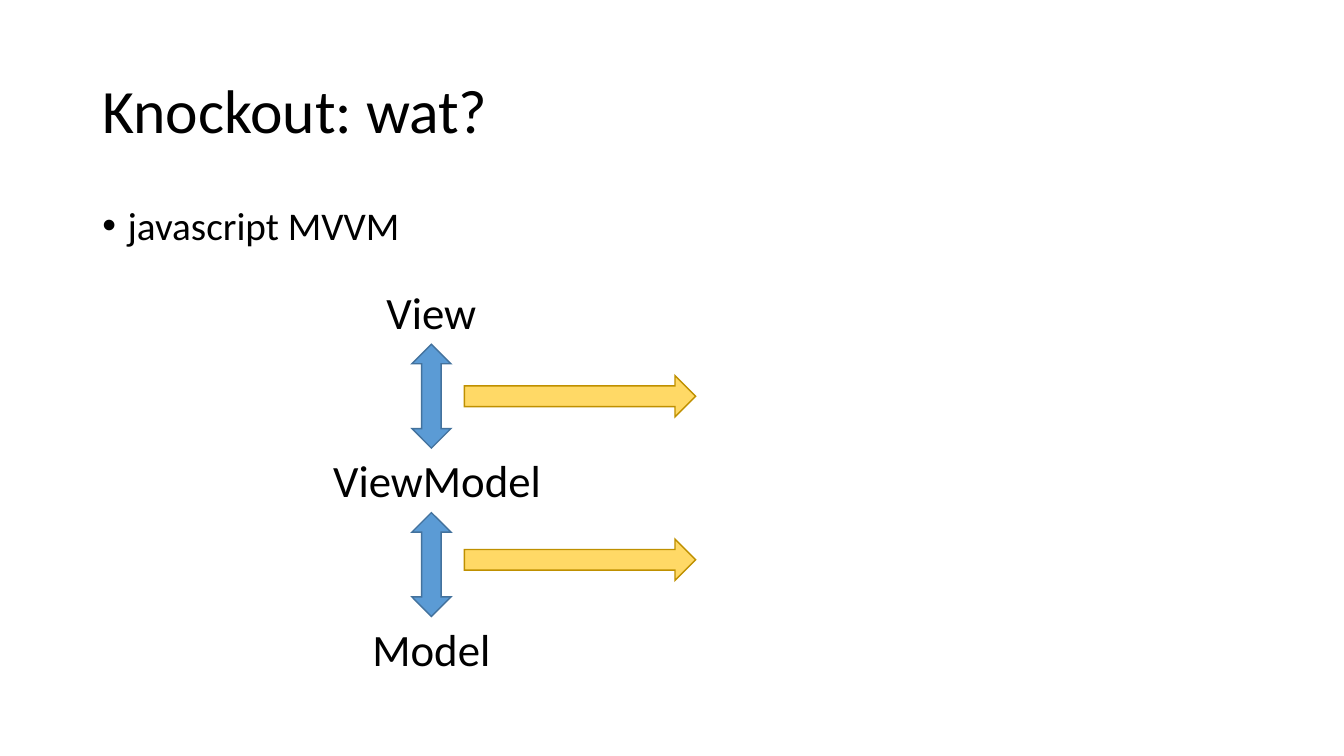
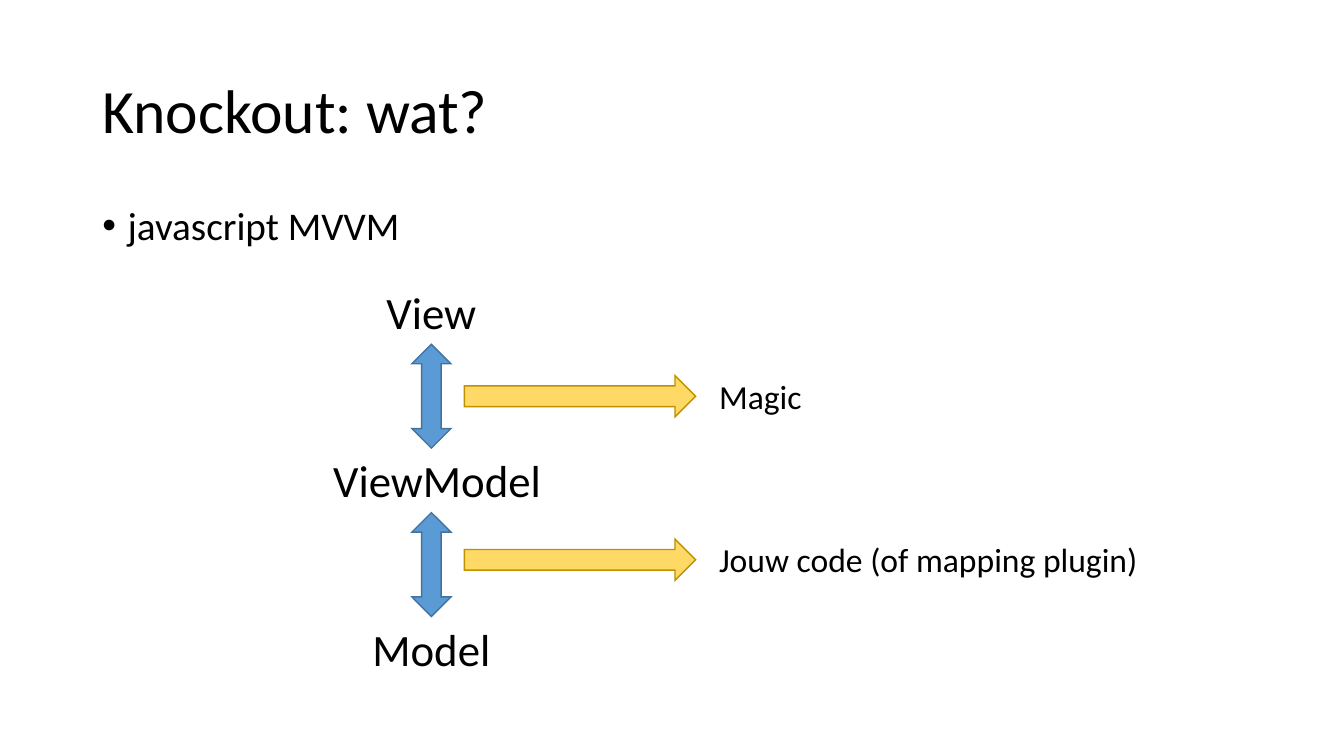
Before and after one commit to petermorlion/DurandalDemo, a slide deck: slide 11 of Durandal T4T.pptx. Drawn at 1344x756 pixels with LibreOffice and Linux fonts; fonts in the diff are those of the drawing. Boxes give left, top, right and bottom in pixels: in the first picture for what was removed or moved away, otherwise in the second. Text is boxed around its words. In the diff, an @@ line names an element or a change of style, - is before the commit and + after.

Commit message:
more PPT

```diff
--- a/Durandal T4T.pptx
+++ b/Durandal T4T.pptx
@@ text added at (719,386,801,415), 24 pt, text #000000 @@
+Magic
@@ text added at (719,547,1137,578), 24 pt, text #000000 @@
+Jouw code (of mapping plugin)
```
Also in this commit, not shown: 7 slides added.
